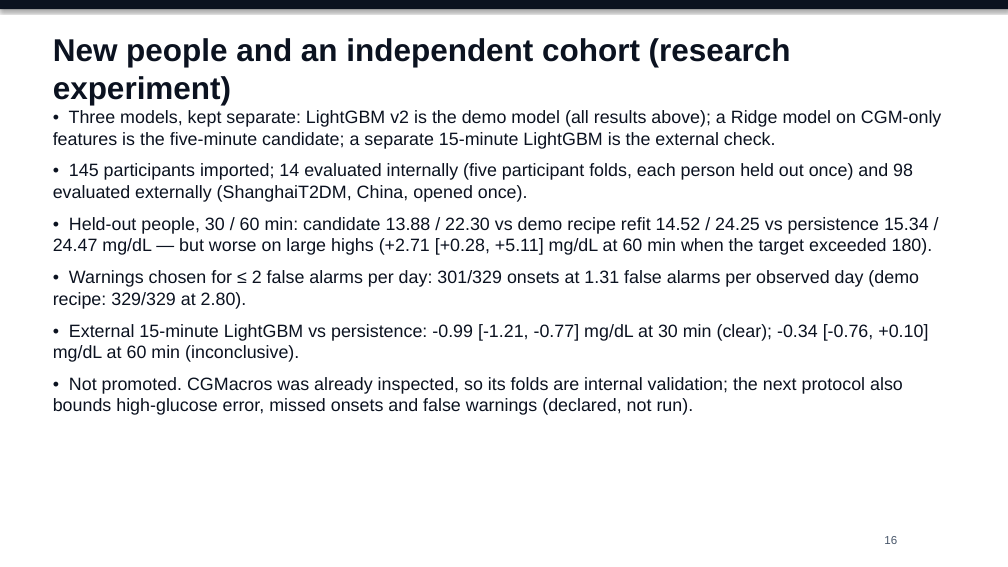
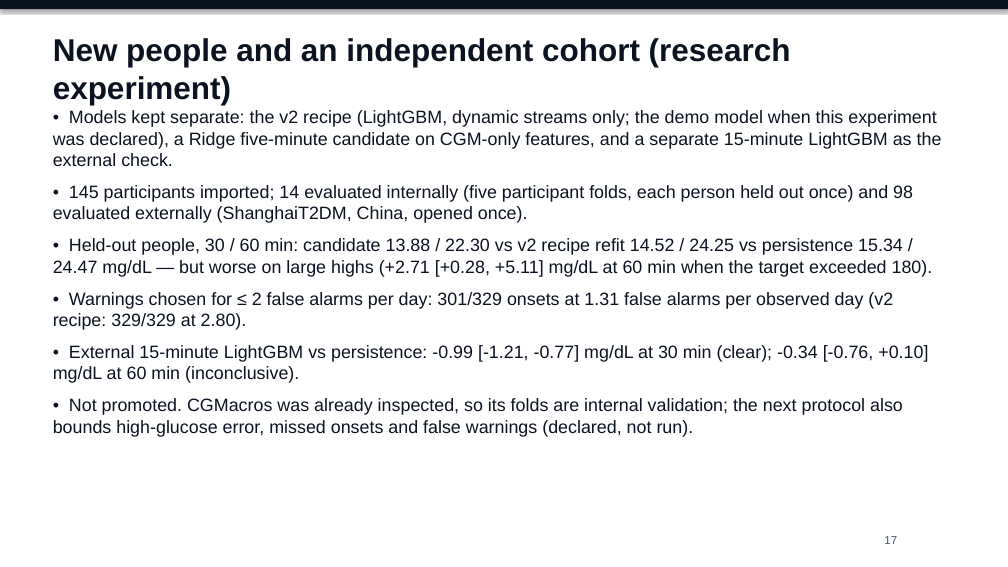
Before and after one commit to Avi36005/DigitalTwin-Challenge-Kryptonite, a slide deck: slide 17 of docs/submission/GlucoTwin_Presentation.pptx (slide 16 before the commit). Drawn at 1008x567 pixels with LibreOffice and Linux fonts; fonts in the diff are those of the drawing. Boxes give left, top, right and bottom in pixels: in the first picture for what was removed or moved away, otherwise in the second. Text is boxed around its words. In the diff, an @@ line names an element or a change of style, - is before the commit and + after.

```diff
--- a/docs/submission/GlucoTwin_Presentation.pptx
+++ b/docs/submission/GlucoTwin_Presentation.pptx
@@ text at bbox=[53, 110, 942, 166]: text changed @@
-• Three models, kept separate: LightGBM v2 is the demo model (all results above); a Ridge model on CGM-only features is the five-minute candidate; a separate 15-minute LightGBM is the external check.
+• Models kept separate: the v2 recipe (LightGBM, dynamic streams only; the demo model when this experiment was declared), a Ridge five-minute candidate on CGM-only features, and a separate 15-minute LightGBM as the external check.
@@ text at bbox=[53, 238, 933, 330]: text changed @@
-• Held-out people, 30 / 60 min: candidate 13.88 / 22.30 vs demo recipe refit 14.52 / 24.25 vs persistence 15.34 / 24.47 mg/dL — but worse on large highs (+2.71 [+0.28, +5.11] mg/dL at 60 min when the target exceeded 180).
-• Warnings chosen for ≤ 2 false alarms per day: 301/329 onsets at 1.31 false alarms per observed day (demo recipe: 329/329 at 2.80).
+• Held-out people, 30 / 60 min: candidate 13.88 / 22.30 vs v2 recipe refit 14.52 / 24.25 vs persistence 15.34 / 24.47 mg/dL — but worse on large highs (+2.71 [+0.28, +5.11] mg/dL at 60 min when the target exceeded 180).
+• Warnings chosen for ≤ 2 false alarms per day: 301/329 onsets at 1.31 false alarms per observed day (v2 recipe: 329/329 at 2.80).
@@ text at bbox=[884, 536, 897, 544]: text changed @@
-16
+17
```
Also in this commit, not shown: 13 other slides changed, 1 slide added, 57 other files.
